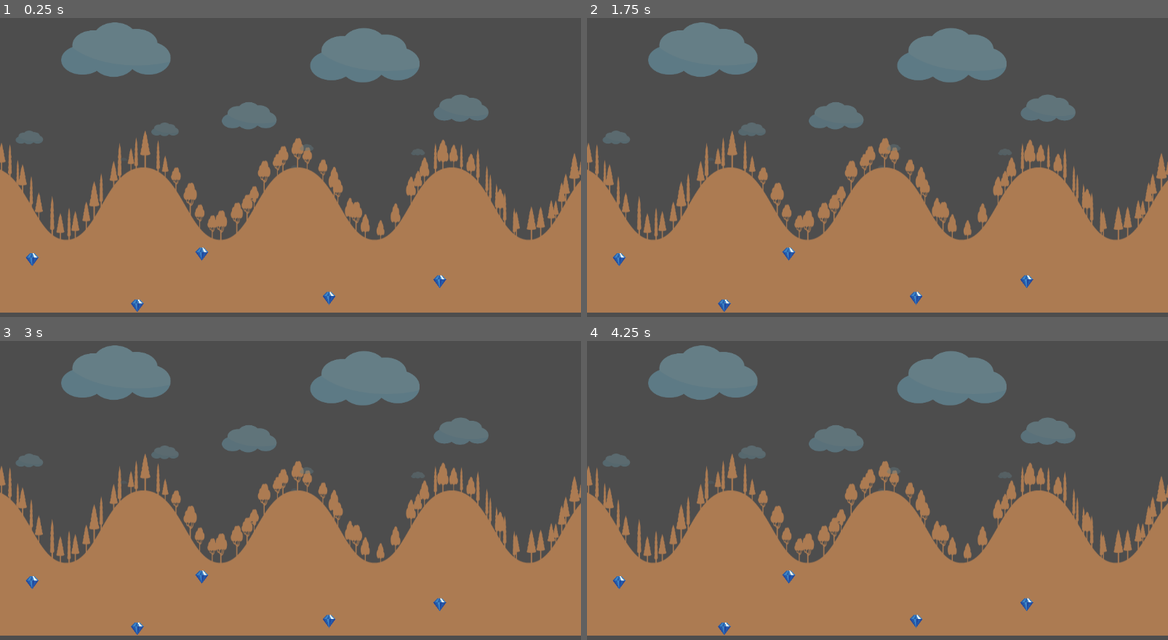
Above: before the commit, frames 1-4 (two rows, left to right).
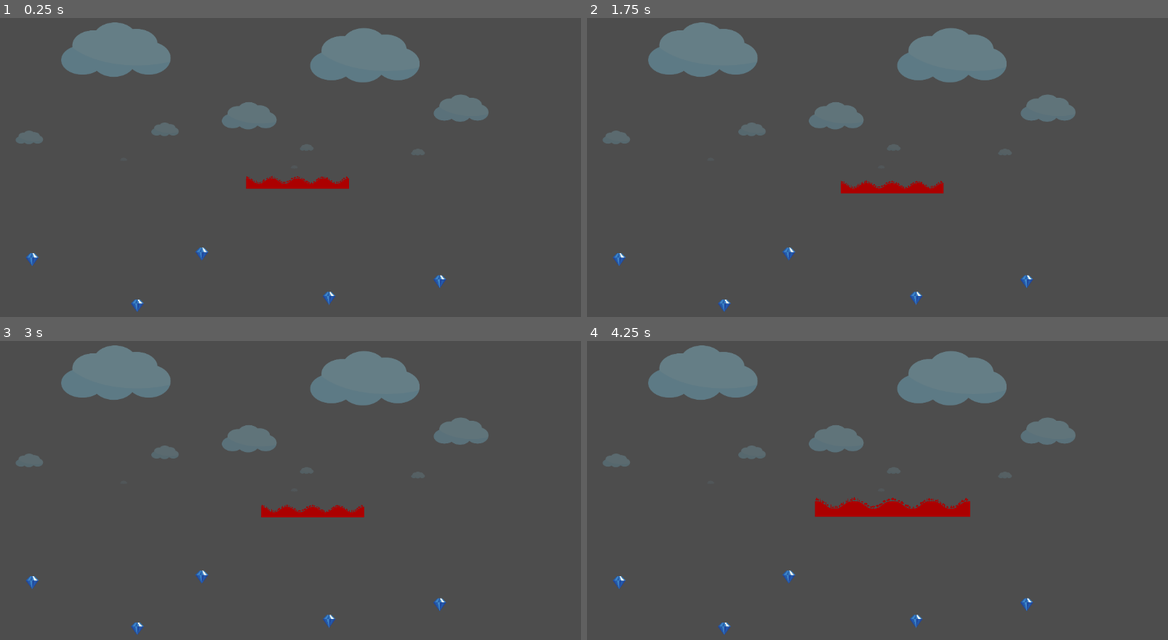
Above: after the commit, the same moments.

Repository: fmoumita50-jpg/labs-for-CISC-2540-L01-
Game: Godot game, scene res://main.tscn
Two runs of this game, one before a commit and one after it. Both use one fixed random seed, a clock stepped at 60 frames per second and the inputs below.
Inputs:
- Up to frame 1 (0.25 s): no input
- Up to frame 2 (1.75 s): tap Enter at 0.5 s; hold Right 0.53-1.28 s; hold Space (ui_select) 0.53-1.28 s; hold Down from 1.28 s (still down); tap Space (ui_select) at 1.35, 1.52 s
- Up to frame 3 (3 s): tap Space (ui_select) at 1.82, 2.85 s; release Down at 2.03 s; hold Right 2.03-2.78 s; hold Space (ui_select) 2.03-2.78 s; hold Up from 2.78 s (still down)
- Up to frame 4 (4.25 s): tap Space (ui_select) at 3.02, 3.32 s; release Up at 3.53 s; hold Left from 3.53 s (still down); hold Space (ui_select) from 3.53 s (still down)

The runs differ from the first frame. In frame 1, 41% of the frame differs, in the area x 0-100%, y 37-99%; in frame 2, 41%; in frame 3, 41%; in frame 4, 41%.

Commit message:
Add files via upload
changes for lab 2

Diff:
--- a/main.tscn
+++ b/main.tscn
@@ -1,6 +1,7 @@
-[gd_scene load_steps=4 format=3 uid="uid://bgh1m5tkxpokq"]
+[gd_scene load_steps=5 format=3 uid="uid://bgh1m5tkxpokq"]
 
 [ext_resource type="Texture2D" uid="uid://ci12mjgqi0rjc" path="res://Hills2_Orange.png" id="1_0wfyh"]
+[ext_resource type="Script" uid="uid://c5xeks7wmyieg" path="res://scenes/sprite_2d.gd" id="2_jyhfs"]
 [ext_resource type="Texture2D" uid="uid://cbd3e67r62jdp" path="res://Clouds1_Night.png" id="2_sugp2"]
 [ext_resource type="PackedScene" uid="uid://qj8gwepx46tn" path="res://scenes/anotherscene.tscn" id="3_sugp2"]
 
@@ -10,6 +11,7 @@
 position = Vector2(3286.4453, -1233.0638)
 scale = Vector2(5.9712443, 13.791333)
 texture = ExtResource("1_0wfyh")
+script = ExtResource("2_jyhfs")
 
 [node name="Sprite2D2" type="Sprite2D" parent="."]
 position = Vector2(2382, -2814)
--- /dev/null
+++ b/sprite_2d.gd
@@ -0,0 +1,38 @@
+extends Sprite2D
+
+
+@export var move_speed = 200
+@export var can_move = true
+@export var change_color_at = 400
+
+var start_color = self_modulate
+
+func _process(delta):
+
+	if can_move:
+		var direction = Vector2.ZERO
+
+		if Input.is_key_pressed(KEY_LEFT):
+			direction.x -= 1
+		if Input.is_key_pressed(KEY_RIGHT):
+			direction.x += 1
+		if Input.is_key_pressed(KEY_UP):
+			direction.y -= 1
+		if Input.is_key_pressed(KEY_DOWN):
+			direction.y += 1
+
+		position += direction * move_speed * delta
+
+
+		if position.x > change_color_at:
+			self_modulate = Color.RED
+		elif position.x < -change_color_at:
+			self_modulate = Color.BLUE
+		else:
+			self_modulate = start_color
+
+
+		if Input.is_action_pressed("ui_select"):
+			scale = Vector2(1.5, 1.5)
+		else:
+			scale = Vector2(1, 1)
Not shown, added: Plan de travail 69.png.import
Not shown, added: sprite_2d.gd.uid
